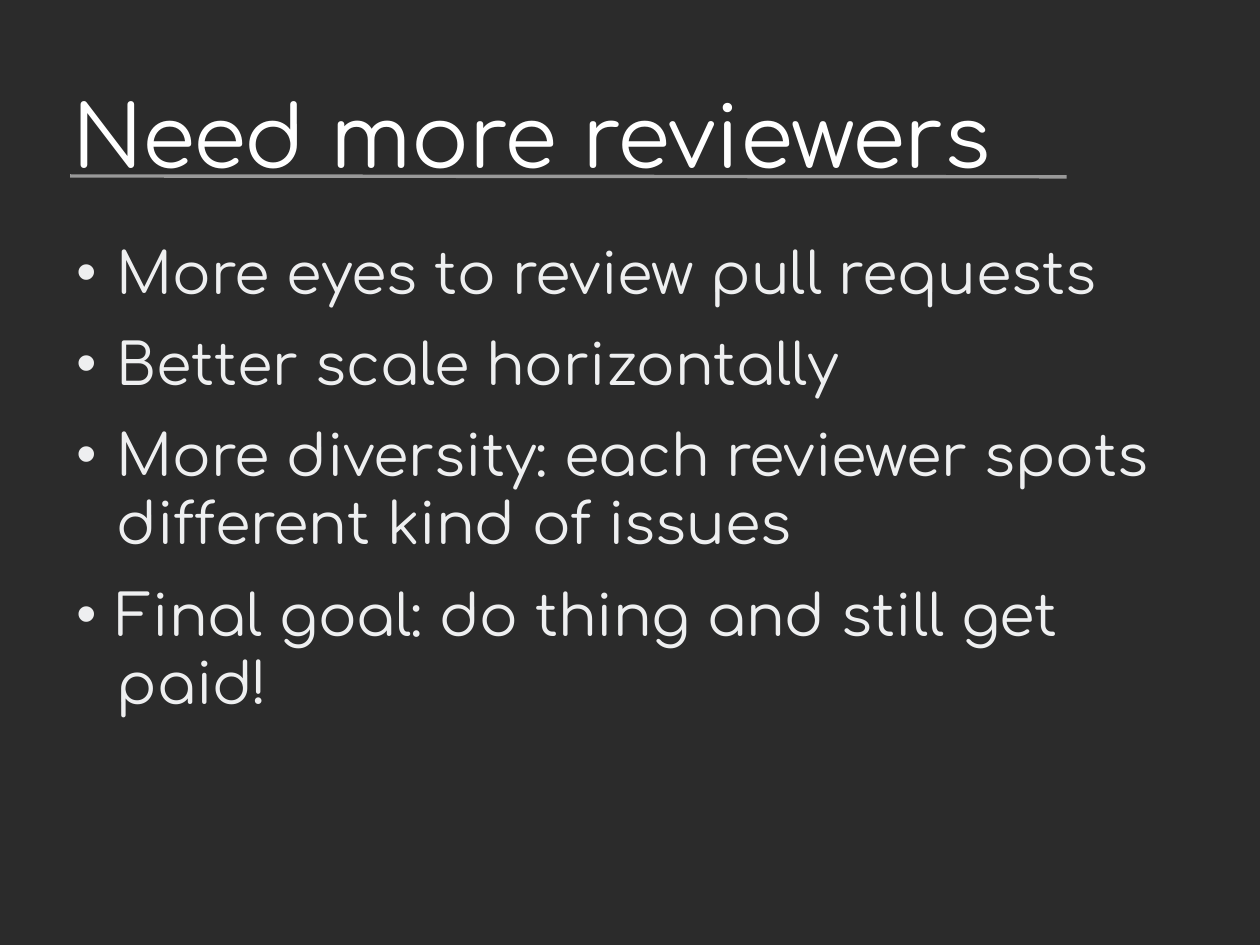
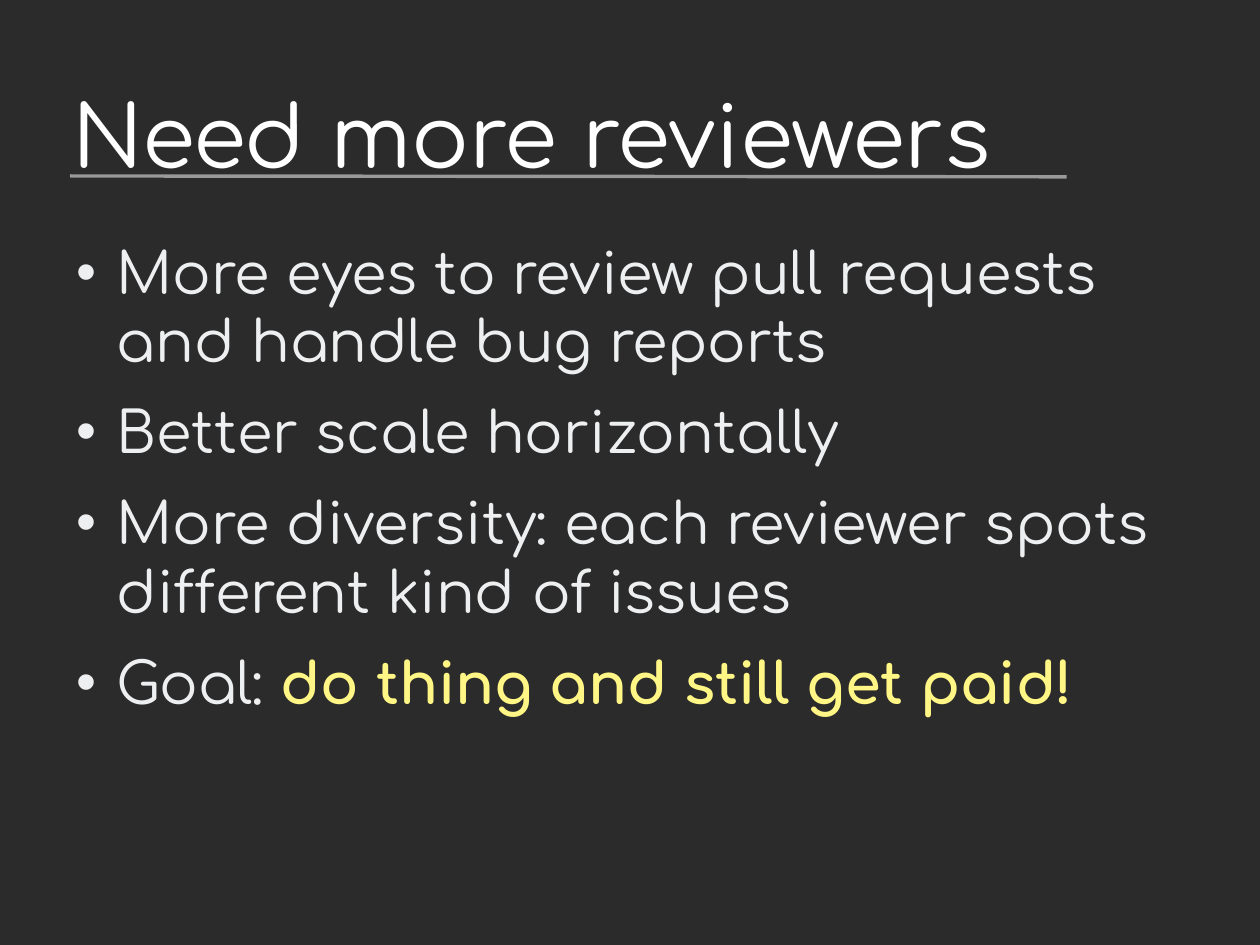
Before and after one commit to vstinner/talks, a slide deck: slide 1 of 2018-PyconUS/contributors.odp (slide 2 before the commit). Drawn at 1260x945 pixels with LibreOffice and Linux fonts; fonts in the diff are those of the drawing; background and template pictures are left out; a plain dark background stands for a picture behind light text. Boxes give left, top, right and bottom in pixels: in the first picture for what was removed or moved away, otherwise in the second. Text is boxed around its words. In the diff, an @@ line names an element or a change of style, - is before the commit and + after.

```diff
--- a/2018-PyconUS/contributors.odp
+++ b/2018-PyconUS/contributors.odp
@@ text at (117, 249, 1096, 376): text changed @@
-• More eyes to review pull requests
+• More eyes to review pull requests and handle bug reports
@@ text at (117, 659, 1073, 718): text changed; text colour #EEEFF0 to #FFF685; bold on @@
-• Final goal: do thing and still get paid!
+• Goal: do thing and still get paid!
```
Also in this commit, not shown: 4 other slides changed, 2 slides added, 3 other files.
